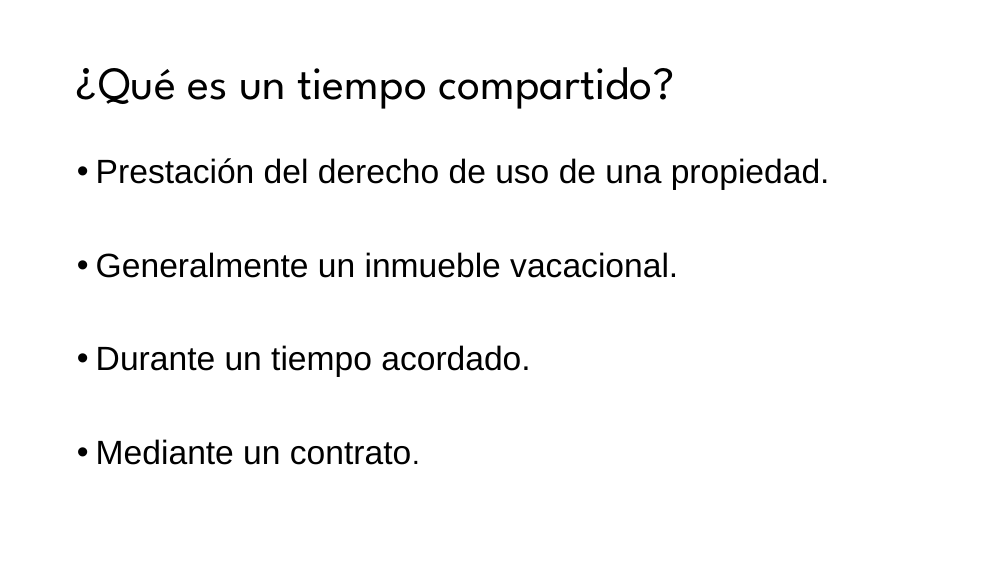
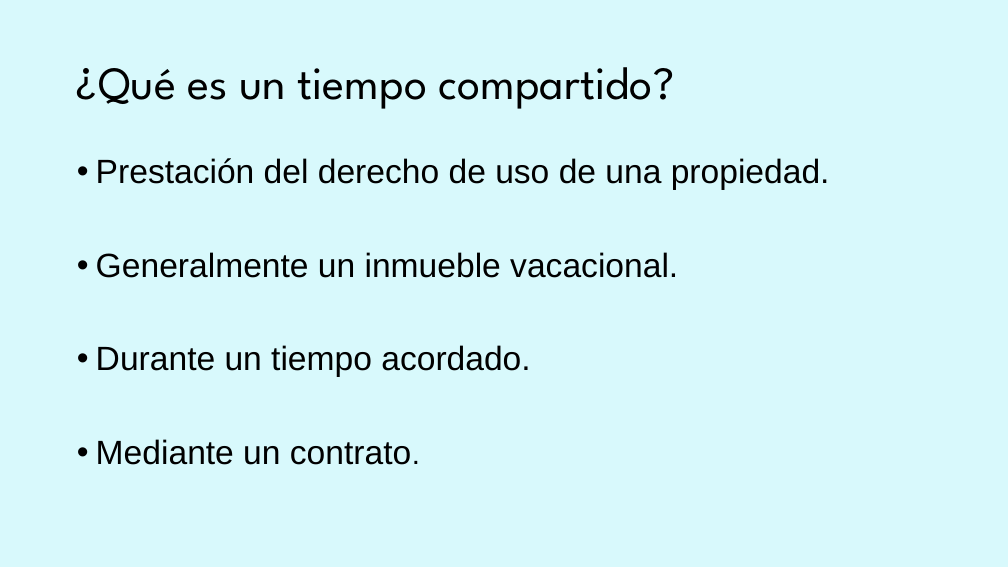
Before and after one commit to CanosaLeandro/Ing-de-Software---Grupo-5, a slide deck: slide 2 of Home Switch Home.pptx. Drawn at 1008x567 pixels with LibreOffice and Linux fonts; fonts in the diff are those of the drawing. Boxes give left, top, right and bottom in pixels: in the first picture for what was removed or moved away, otherwise in the second. Text is boxed around its words. In the diff, an @@ line names an element or a change of style, - is before the commit and + after.

```diff
--- a/Home Switch Home.pptx
+++ b/Home Switch Home.pptx
@@ background #FFFFFF to #D8F9FC @@
```
Also in this commit, not shown: 5 other slides changed, 1 slide removed.
